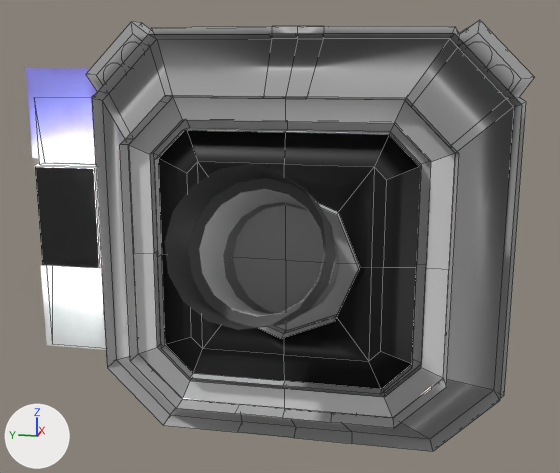
One commit to the FBX model Assets/LevelArt/Observ_Module.fbx: the scene before it, then after it.
One viewpoint serves both versions: a 50 mm lens placed at (-9.44, -1.32, 1.94), pointed at (-1.21, 0.33, -0.12). Every picture has the same lights, and +X, +Y and +Z are marked at lower left. The picture after the commit comes second. Mesh edges are drawn as thin lines on the coarser meshes. Where no turn or scale is listed for an object, it has been applied to the vertices. Vertices at exactly the same position are counted once.

Objects in the first picture: 'Corridor_Research_Ending.004', 'Corridor_Téléscope', 'Téléscope' and 1 more.
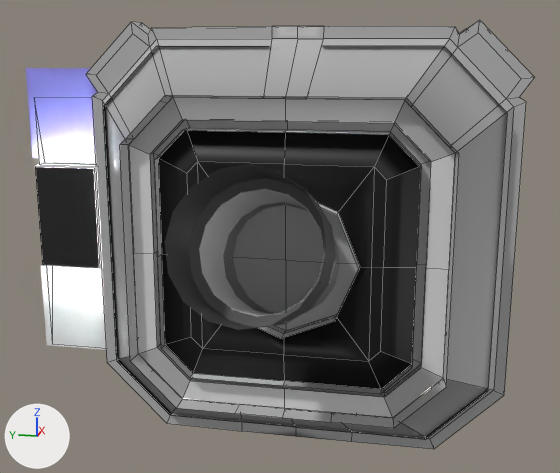
Commit message: Added SAS module & Updated Observ module

Pixel boxes (x1, y1, x2, y2) of what changed, in the pictures (560 x 473 px; the box of a moved part takes in the faces that stretch with it):
```json
{"object": "Corridor_Téléscope", "change": "reshaped", "before": [35, 20, 535, 452], "after": [35, 20, 535, 449]}
{"part": 1, "of": "me_cube_060", "change": "moved or reshaped", "before": [92, 33, 521, 452], "after": [103, 46, 507, 440], "on screen": "mostly hidden afterwards"}
```

Scene script edits in JSON lines:
```json
{"block": "me_cube_060", "where": "# used by ob_corridor_téléscope; location = (0.0, 0.0, 0.0)"}
{"op": "remove", "block": "me_cube_060", "code": "me_cube_060.from_pydata(...)  # 860 vertices, 796 faces; spans x -2.8..2.0, y -2.16..2.9, z -2.11..2.17"}
{"op": "add", "block": "me_cube_060", "code": "me_cube_060.from_pydata(...)  # 859 vertices, 794 faces; spans x -2.8..2.0, y -2.16..2.9, z -2.11..2.17"}
{"block": "me_cube_060", "change": "me_cube_060 part 1"}
{"block": "me_cube_060", "change": "18 vertices are removed from x -2.13, y -2.05..2.05, z -2.06..2.04"}
{"block": "me_cube_060", "change": "18 faces are deleted"}
{"block": "me_cube_060", "change": "48 vertices in x -2.0, y -1.98..1.98, z 1.52..1.97 move by (0.21, 0.0, 0.0)"}
{"block": "me_cube_060", "change": "17 new vertices lie (-0.34, 0.0, 0.0) away from vertices in x -1.8, y -1.93..1.93, z -1.93..1.93"}
{"block": "me_cube_060", "change": "10 new faces join them, mat_material2 (grey #b3b3b3)"}
{"block": "me_cube_060", "change": "6 new faces join them, mat_allblack (black #000000)"}
```
